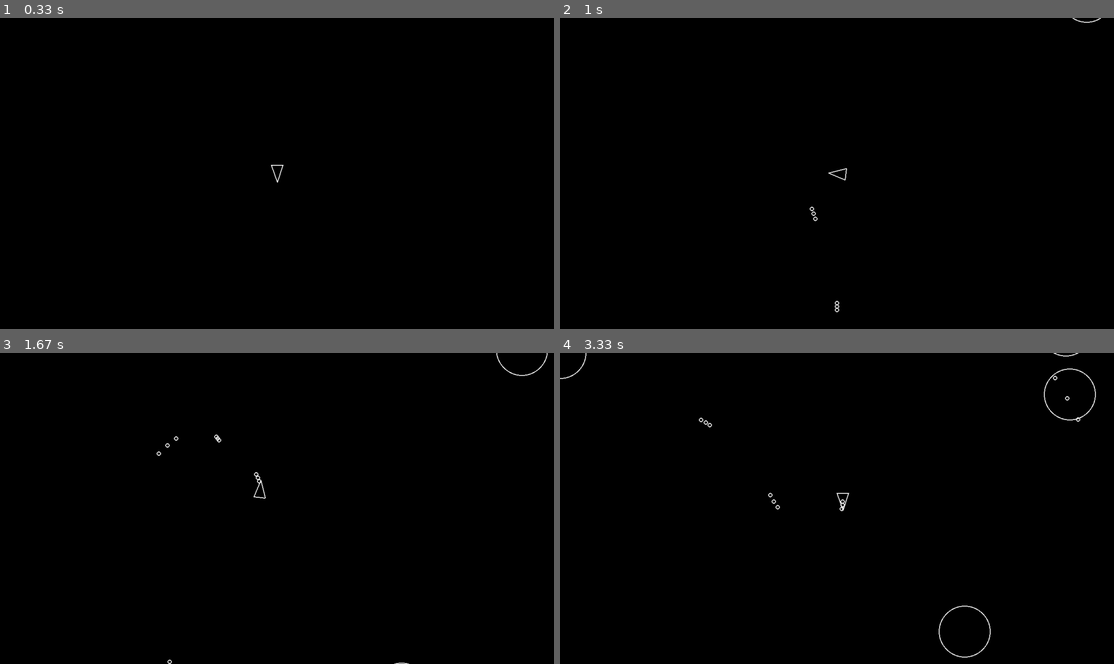
Above: before the commit, frames 1-4 (two rows, left to right).
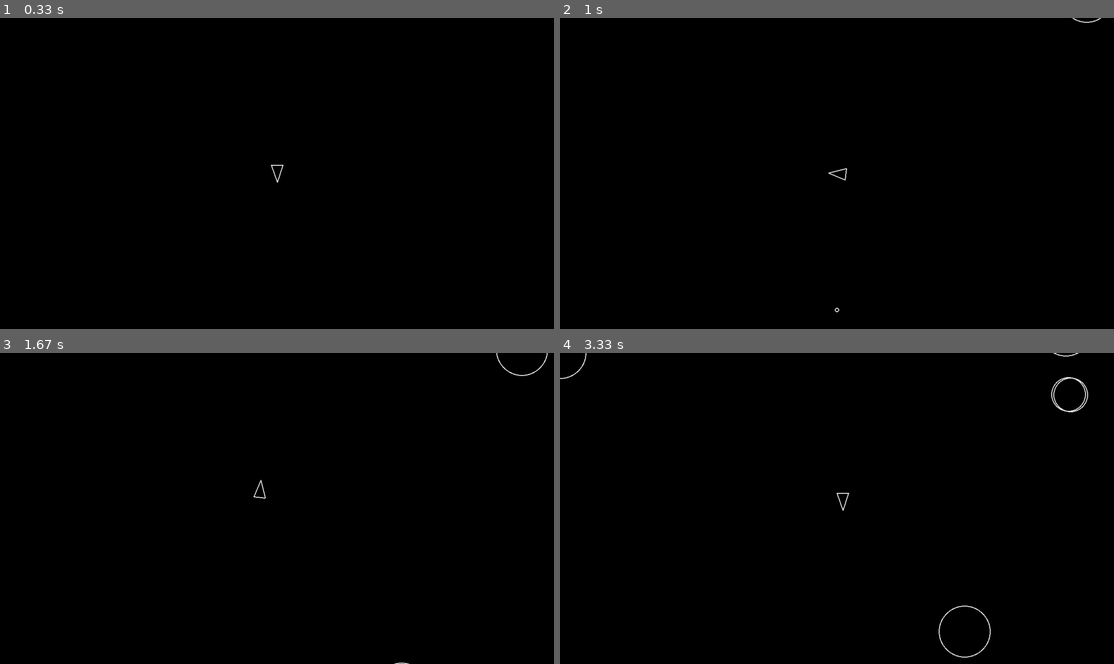
Above: after the commit, the same moments.

Repository: Bennynov/astroid-pygame
Game: pygame game, started from main.py
The game is run twice, just before and just after one commit, with the same random seed, the same clock (stepped at 60 frames per second) and the same inputs.
Inputs:
- Up to frame 1 (0.33 s): no input
- Up to frame 2 (1 s): tap Space at 0.33, 0.73 s; hold D from 0.67 s (still down)
- Up to frame 3 (1.67 s): tap Space at 1.03, 1.23, 1.57 s; release D at 1.13 s; hold W 1.17-1.47 s; hold D from 1.5 s (still down)
- Up to frame 4 (3.33 s): tap Space at 1.87, 2.07, 2.37, 2.63, 2.97, 3.27 s; release D at 1.97 s; hold A 2-2.53 s; hold S 2.57-2.87 s; hold A 2.9-3.3 s

Frame 1 is identical in both runs. In frame 2, less than 0.1% of the frame differs, in the area x 45-51%, y 60-94%; in frame 3, less than 0.1%; in frame 4, 0.4%, in the area x 25-97%, y 4-51%.

Commit message:
G: finished

Diff:
--- a/asteroid.py
+++ b/asteroid.py
@@ -1,11 +1,27 @@
 import pygame
+import random
 from circleshape import CircleShape
+from constants  import *
 
 class Asteroid(CircleShape):
 
     def __init__(self, x, y, radius):
         super().__init__(x, y, radius)
 
+    def split(self):
+        self.kill()
+        if self.radius <= ASTEROID_MIN_RADIUS:
+            return
+        else:
+            random_angle = random.uniform(20, 50)
+            velocity_1 = self.velocity.rotate(random_angle)
+            velocity_2 = self.velocity.rotate(-random_angle)
+            new_radius = self.radius - ASTEROID_MIN_RADIUS
+            new_astroid_1 = Asteroid(self.position[0], self.position[1], new_radius)
+            new_astroid_2 = Asteroid(self.position[0], self.position[1], new_radius)
+            new_astroid_1.velocity = velocity_1 * 1.2
+            new_astroid_2.velocity = velocity_2 * 1.2
+
     def draw(self, screen):
         pygame.draw.circle(screen, "white", self.position, self.radius, 2)
 
--- a/constants.py
+++ b/constants.py
@@ -10,3 +10,4 @@
 PLAYER_SPEED = 200
 PLAYER_SHOOT_SPEED = 500
 SHOT_RADIUS = 5
+PLAYER_SHOOT_COOLDOWN = 0.3
--- a/main.py
+++ b/main.py
@@ -1,10 +1,11 @@
 import pygame
+import random
 import sys
-from constants import *
-from player import Player
 from asteroid import Asteroid
 from AsteroidField import AsteroidField
 from circleshape import CircleShape
+from constants import *
+from player import Player
 from shot import Shot
 def main():
     pygame.init()
@@ -41,6 +42,11 @@
             if asteroid.collisions(player):
                 print("game over!")
                 sys.exit()
+            for shot in shots:
+                if asteroid.collisions(shot):
+                    Asteroid.split(asteroid)
+                    shot.kill()
+
         pygame.display.flip()
         dt = clock.tick(60) / 1000
 
--- a/player.py
+++ b/player.py
@@ -7,6 +7,8 @@
     def __init__(self, x, y):
         super().__init__(x, y, PLAYER_RADIUS)
         self.rotation = 0
+        timer = 0
+        self.timer = timer
 
     def triangle(self):
         forward = pygame.Vector2(0, 1).rotate(self.rotation)
@@ -26,7 +28,7 @@
         forward = pygame.Vector2(0, 1).rotate(self.rotation)
         self.position += forward * PLAYER_SPEED * dt
 
-    def shoot(self, dt):
+    def shoot(self):
         shot = Shot(self.position.x, self.position.y)
         shot.velocity= pygame.Vector2(0, 1).rotate(self.rotation) * PLAYER_SHOOT_SPEED
 
@@ -44,4 +46,8 @@
         if keys[pygame.K_s]:
             self.move(-dt)
         if keys[pygame.K_SPACE]:
-            self.shoot(dt)
+            if self.timer <= 0:
+                self.shoot()
+                self.timer += PLAYER_SHOOT_COOLDOWN
+            else:
+                self.timer = max(0, self.timer - dt)
